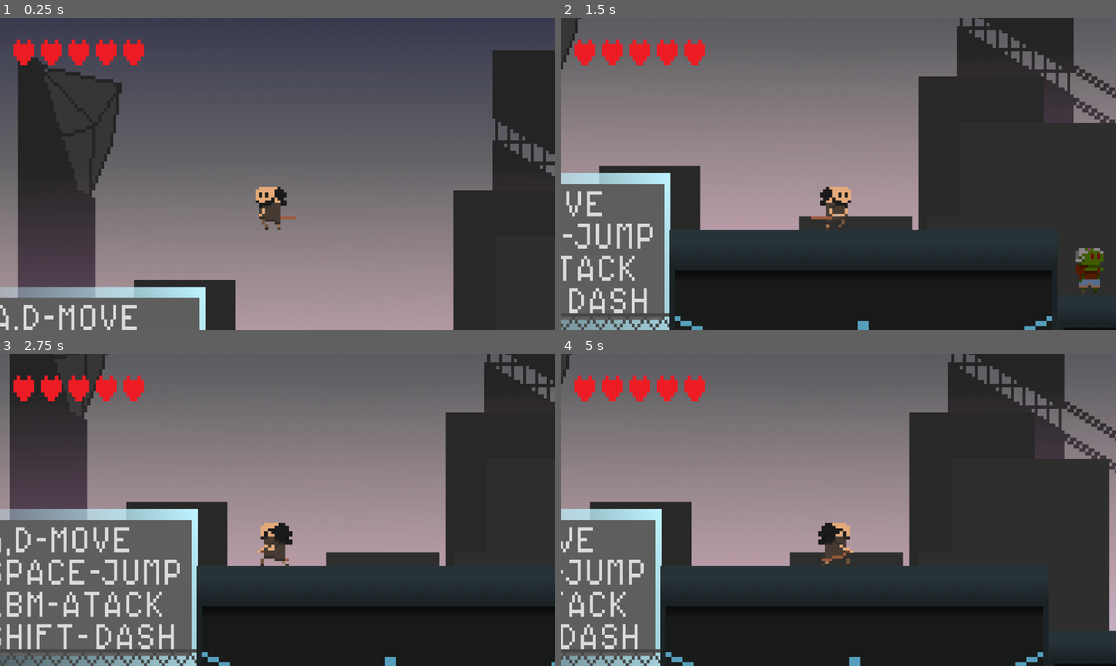
Above: before the commit, frames 1-4 (two rows, left to right).
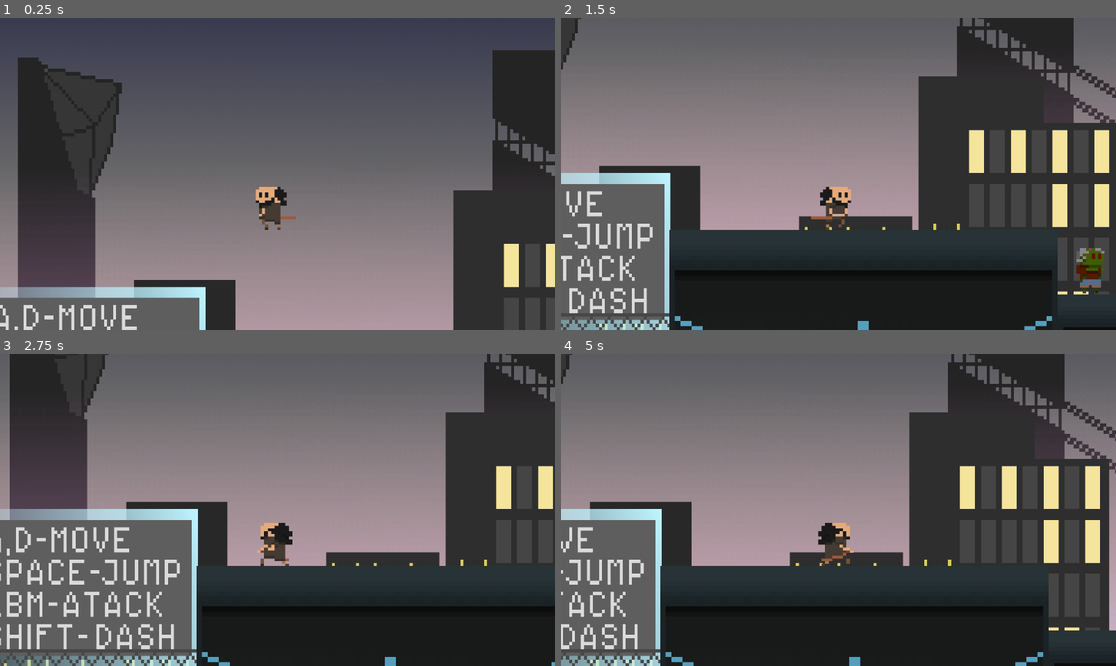
Above: after the commit, the same moments.

Repository: R4x02/Samurai-s-Last-Stand
Game: Godot game, scene res://scenes/scena_testowa.tscn
Two runs of this game, one before a commit and one after it. Both use one fixed random seed, a clock stepped at 60 frames per second and the inputs below.
Inputs (mouse positions are in pixels of both pictures, inside the frame that each line leads up to):
- Up to frame 1 (0.25 s): no input
- Up to frame 2 (1.5 s): move the mouse to (810, 236) at 0.52 s; hold D (move_right) from 0.53 s (still down); click (810, 236) at 0.6 s; tap Space (jump) at 0.77 s; move the mouse to (1005, 220) at 1.27 s; click (1005, 220) at 1.35 s
- Up to frame 3 (2.75 s): tap Space (jump) at 1.52 s; move the mouse to (111, 463) at 2.02 s; release D (move_right) at 2.03 s; hold A (move_left) from 2.03 s (still down); tap Shift (dash) at 2.1 s; click (111, 463) at 2.3 s
- Up to frame 4 (5 s): move the mouse to (866, 510) at 2.77 s; click (866, 510) at 2.85 s; tap Space (jump) at 3.02, 3.77, 4.52 s; move the mouse to (755, 432) at 3.52 s; click (755, 432) at 3.6 s; move the mouse to (960, 494) at 4.27 s; release A (move_left) at 4.28 s; hold D (move_right) from 4.28 s (still down); tap Shift (dash) at 4.35 s; click (960, 494) at 4.55 s

The runs differ from the first frame. In frame 1, 1.8% of the frame differs, in the area x 2-100%, y 6-87%; in frame 2, 3.7%, in the area x 2-99%, y 6-100%; in frame 3, 2.1%; in frame 4, 3.6%.

Commit message:
Samurai sevena

Diff:
--- a/samurai's-last-stand/characters/postac_testowa.tscn
+++ b/samurai's-last-stand/characters/postac_testowa.tscn
@@ -1,16 +1,10 @@
-[gd_scene load_steps=59 format=3 uid="uid://bidpsxbq23a8j"]
+[gd_scene load_steps=52 format=3 uid="uid://bidpsxbq23a8j"]
 
 [ext_resource type="Script" path="res://scripts/postac_testowa.gd" id="1_0mrbv"]
 [ext_resource type="AudioStream" uid="uid://bbbqk3cjik34u" path="res://sounds/8bitJapanese-Rock.mp3" id="2_1gt2k"]
 [ext_resource type="Texture2D" uid="uid://rmvbkqagcngi" path="res://characters/run_right.png" id="2_afq0v"]
 [ext_resource type="Texture2D" uid="uid://bpu545ghulv6b" path="res://characters/new_attack_l.png" id="2_e6046"]
-[ext_resource type="Texture2D" uid="uid://duljq5yuxq6mh" path="res://characters/serce_5.png" id="3_2udkx"]
-[ext_resource type="Texture2D" uid="uid://t7iwl2wvx853" path="res://characters/serce_1.png" id="3_sku0u"]
-[ext_resource type="Texture2D" uid="uid://dx324eehi2vos" path="res://characters/serce_0.png" id="3_x8fdj"]
 [ext_resource type="Texture2D" uid="uid://cydebhfd5p02u" path="res://characters/new_attack_r.png" id="3_y5mx8"]
-[ext_resource type="Texture2D" uid="uid://iomg3f8nkt57" path="res://characters/serce_2.png" id="4_h8q8u"]
-[ext_resource type="Texture2D" uid="uid://cjm8spk8vh2ig" path="res://characters/serce_3.png" id="5_a3u68"]
-[ext_resource type="Texture2D" uid="uid://bwv1ookvn3c16" path="res://characters/serce_4.png" id="6_6y2d8"]
 [ext_resource type="Texture2D" uid="uid://bh5ybahlysj26" path="res://characters/dash_left.png" id="7_i0fkm"]
 [ext_resource type="Texture2D" uid="uid://bucto32bmvrkl" path="res://characters/player_idle_left.png" id="7_ylej8"]
 [ext_resource type="Texture2D" uid="uid://dfduecppbda14" path="res://characters/player-idle.png" id="8_mwcmv"]
@@ -21,57 +15,6 @@
 [sub_resource type="RectangleShape2D" id="RectangleShape2D_wlvjo"]
 size = Vector2(90, 128)
 
-[sub_resource type="SpriteFrames" id="SpriteFrames_pjwq7"]
-animations = [{
-"frames": [{
-"duration": 1.0,
-"texture": ExtResource("3_x8fdj")
-}],
-"loop": true,
-"name": &"serce_0",
-"speed": 5.0
-}, {
-"frames": [{
-"duration": 1.0,
-"texture": ExtResource("3_sku0u")
-}],
-"loop": true,
-"name": &"serce_1",
-"speed": 5.0
-}, {
-"frames": [{
-"duration": 1.0,
-"texture": ExtResource("4_h8q8u")
-}],
-"loop": true,
-"name": &"serce_2",
-"speed": 5.0
-}, {
-"frames": [{
-"duration": 1.0,
-"texture": ExtResource("5_a3u68")
-}],
-"loop": true,
-"name": &"serce_3",
-"speed": 5.0
-}, {
-"frames": [{
-"duration": 1.0,
-"texture": ExtResource("6_6y2d8")
-}],
-"loop": true,
-"name": &"serce_4",
-"speed": 5.0
-}, {
-"frames": [{
-"duration": 1.0,
-"texture": ExtResource("3_2udkx")
-}],
-"loop": true,
-"name": &"serce_5",
-"speed": 5.0
-}]
-
 [sub_resource type="AtlasTexture" id="AtlasTexture_yy3ym"]
 atlas = ExtResource("2_e6046")
 region = Rect2(30, 0, 30, 16)
@@ -397,12 +340,6 @@
 stream = ExtResource("2_1gt2k")
 volume_db = -25.0
 autoplay = true
-
-[node name="AnimatedSprite2D" type="AnimatedSprite2D" parent="Camera2D"]
-position = Vector2(-579.25, -360.5)
-scale = Vector2(10.1771, 12.5625)
-sprite_frames = SubResource("SpriteFrames_pjwq7")
-animation = &"serce_5"
 
 [node name="AnimatedSprite2D" type="AnimatedSprite2D" parent="."]
 position = Vector2(-1.78814e-07, -64)
--- a/samurai's-last-stand/scenes/scena_testowa.tscn
+++ b/samurai's-last-stand/scenes/scena_testowa.tscn
@@ -2,7 +2,7 @@
 
 [ext_resource type="PackedScene" uid="uid://qqyqmr3uclu0" path="res://characters/samurai.tscn" id="1_4cnu4"]
 [ext_resource type="PackedScene" uid="uid://bidpsxbq23a8j" path="res://characters/postac_testowa.tscn" id="1_bbq1h"]
-[ext_resource type="Texture2D" uid="uid://bgs2fm02x66h6" path="res://pixil-frame-0_13.png" id="1_x7lk4"]
+[ext_resource type="Texture2D" uid="uid://b17lv6jdit4cg" path="res://pixil-frame-0_21.png" id="1_e6x6v"]
 [ext_resource type="AudioStream" uid="uid://c3irmx44175vd" path="res://sounds/kick-hard-8-bit-103746.mp3" id="2_4hhqg"]
 [ext_resource type="PackedScene" uid="uid://bcof8lnujcyxv" path="res://characters/wrog_testowy.tscn" id="2_8m7jl"]
 [ext_resource type="AudioStream" uid="uid://hnccwdef0g6c" path="res://sounds/retro-hurt-1-236672.mp3" id="3_cuytn"]
@@ -12,11 +12,6 @@
 [ext_resource type="Texture2D" uid="uid://nnh4sptatn8f" path="res://characters/powerup.png" id="4_xikt6"]
 [ext_resource type="Texture2D" uid="uid://beqo1cqsa76af" path="res://platform.png" id="6_hqxa5"]
 
-[sub_resource type="BoxMesh" id="BoxMesh_ygt47"]
-
-[sub_resource type="RectangleShape2D" id="RectangleShape2D_ir7sw"]
-size = Vector2(20, 16)
-
 [sub_resource type="RectangleShape2D" id="RectangleShape2D_tyd5f"]
 size = Vector2(90, 128)
 
@@ -27,7 +22,10 @@
 size = Vector2(1000, 100)
 
 [sub_resource type="RectangleShape2D" id="RectangleShape2D_fuqjn"]
-size = Vector2(1149, 100)
+size = Vector2(1151, 100)
+
+[sub_resource type="RectangleShape2D" id="RectangleShape2D_kbm80"]
+size = Vector2(415, 590.125)
 
 [sub_resource type="RectangleShape2D" id="RectangleShape2D_syw1l"]
 size = Vector2(90, 136)
@@ -77,39 +75,16 @@
 [sub_resource type="RectangleShape2D" id="RectangleShape2D_cjpg4"]
 size = Vector2(438, 2673)
 
+[sub_resource type="RectangleShape2D" id="RectangleShape2D_3al75"]
+size = Vector2(1.75, 0.75)
+
 [node name="scena_testowa" type="Node2D"]
 position = Vector2(-9, -60)
 
 [node name="Sprite2D" type="Sprite2D" parent="."]
 position = Vector2(2015, -145.82)
 scale = Vector2(8.8501, 10.6321)
-texture = ExtResource("1_x7lk4")
-
-[node name="Block" type="StaticBody2D" parent="."]
-position = Vector2(1237, 403)
-
-[node name="MeshInstance2D" type="MeshInstance2D" parent="Block"]
-modulate = Color(0.564706, 0.733333, 0.803922, 1)
-position = Vector2(-1.90735e-06, 7.25)
-scale = Vector2(20, 15.5)
-mesh = SubResource("BoxMesh_ygt47")
-
-[node name="CollisionShape2D" type="CollisionShape2D" parent="Block"]
-position = Vector2(0, 7)
-shape = SubResource("RectangleShape2D_ir7sw")
-
-[node name="Block2" type="StaticBody2D" parent="."]
-position = Vector2(2209, 403)
-
-[node name="MeshInstance2D" type="MeshInstance2D" parent="Block2"]
-modulate = Color(0.564706, 0.733333, 0.803922, 1)
-position = Vector2(-1.90735e-06, 7.25)
-scale = Vector2(20, 15.5)
-mesh = SubResource("BoxMesh_ygt47")
-
-[node name="CollisionShape2D" type="CollisionShape2D" parent="Block2"]
-position = Vector2(0, 7)
-shape = SubResource("RectangleShape2D_ir7sw")
+texture = ExtResource("1_e6x6v")
 
 [node name="PostacTestowa" parent="." instance=ExtResource("1_bbq1h")]
 position = Vector2(-927, 40)
@@ -147,14 +122,14 @@
 
 [node name="MeshInstance2D" type="MeshInstance2D" parent="platforma_testowa"]
 modulate = Color(0.564706, 0.733333, 0.803922, 1)
-position = Vector2(46.0007, 465.59)
+position = Vector2(45, 465)
 rotation = 3.14159
 scale = Vector2(1.152, 8.53179)
 mesh = SubResource("QuadMesh_qri2w")
 texture = ExtResource("6_hqxa5")
 
 [node name="CollisionShape2D" type="CollisionShape2D" parent="platforma_testowa"]
-position = Vector2(46, 89)
+position = Vector2(43, 89)
 shape = SubResource("RectangleShape2D_fuqjn")
 debug_color = Color(0.564706, 0.733333, 0.803922, 1)
 
@@ -173,19 +148,90 @@
 shape = SubResource("RectangleShape2D_fuqjn")
 debug_color = Color(0.564706, 0.733333, 0.803922, 0)
 
+[node name="CollisionShape2D2" type="CollisionShape2D" parent="platforma_testowa4"]
+position = Vector2(-232.953, 7447)
+shape = SubResource("RectangleShape2D_fuqjn")
+debug_color = Color(0.564706, 0.733333, 0.803922, 0)
+
 [node name="platforma_testowa2" type="StaticBody2D" parent="."]
-position = Vector2(1600, 379)
+position = Vector2(1625, 261)
 
 [node name="MeshInstance2D" type="MeshInstance2D" parent="platforma_testowa2"]
 modulate = Color(0.564706, 0.733333, 0.803922, 1)
-position = Vector2(131.976, 559.307)
-rotation = 3.14159
-scale = Vector2(1.16236, 10.4061)
+position = Vector2(93.3878, 712.928)
+rotation = 3.14159
+scale = Vector2(1.15114, 9.94877)
 mesh = SubResource("QuadMesh_qri2w")
 texture = ExtResource("6_hqxa5")
 
 [node name="CollisionShape2D" type="CollisionShape2D" parent="platforma_testowa2"]
-position = Vector2(134, 93)
+position = Vector2(92, 264)
+shape = SubResource("RectangleShape2D_fuqjn")
+debug_color = Color(0.564706, 0.733333, 0.803922, 1)
+
+[node name="CollisionShape2D2" type="CollisionShape2D" parent="platforma_testowa2"]
+
+[node name="platforma_testowa5" type="StaticBody2D" parent="."]
+position = Vector2(3151, 436)
+
+[node name="MeshInstance2D" type="MeshInstance2D" parent="platforma_testowa5"]
+modulate = Color(0.564706, 0.733333, 0.803922, 1)
+position = Vector2(140, 539.521)
+rotation = 3.14159
+scale = Vector2(1.16236, 10.0165)
+mesh = SubResource("QuadMesh_qri2w")
+texture = ExtResource("6_hqxa5")
+
+[node name="CollisionShape2D" type="CollisionShape2D" parent="platforma_testowa5"]
+position = Vector2(134, 88)
+shape = SubResource("RectangleShape2D_fuqjn")
+debug_color = Color(0.564706, 0.733333, 0.803922, 1)
+
+[node name="CollisionShape2D2" type="CollisionShape2D" parent="platforma_testowa5"]
+position = Vector2(-234, 408.938)
+shape = SubResource("RectangleShape2D_kbm80")
+
+[node name="CollisionShape2D3" type="CollisionShape2D" parent="platforma_testowa5"]
+position = Vector2(919, 121)
+shape = SubResource("RectangleShape2D_kbm80")
+
+[node name="CollisionShape2D4" type="CollisionShape2D" parent="platforma_testowa5"]
+position = Vector2(-1065, 434.625)
+shape = SubResource("RectangleShape2D_kbm80")
+
+[node name="CollisionShape2D5" type="CollisionShape2D" parent="platforma_testowa5"]
+position = Vector2(1649, 115)
+shape = SubResource("RectangleShape2D_kbm80")
+
+[node name="platforma_testowa6" type="StaticBody2D" parent="."]
+position = Vector2(4301, 118)
+
+[node name="MeshInstance2D" type="MeshInstance2D" parent="platforma_testowa6"]
+modulate = Color(0.564706, 0.733333, 0.803922, 1)
+position = Vector2(140, 698.101)
+rotation = 3.14159
+scale = Vector2(1.16236, 13.1881)
+mesh = SubResource("QuadMesh_qri2w")
+texture = ExtResource("6_hqxa5")
+
+[node name="CollisionShape2D" type="CollisionShape2D" parent="platforma_testowa6"]
+position = Vector2(134, 88)
+shape = SubResource("RectangleShape2D_fuqjn")
+debug_color = Color(0.564706, 0.733333, 0.803922, 1)
+
+[node name="platforma_testowa7" type="StaticBody2D" parent="."]
+position = Vector2(5463, 549)
+
+[node name="MeshInstance2D" type="MeshInstance2D" parent="platforma_testowa7"]
+modulate = Color(0.564706, 0.733333, 0.803922, 1)
+position = Vector2(130.831, 503.885)
+rotation = 3.14159
+scale = Vector2(1.15354, 9.30379)
+mesh = SubResource("QuadMesh_qri2w")
+texture = ExtResource("6_hqxa5")
+
+[node name="CollisionShape2D" type="CollisionShape2D" parent="platforma_testowa7"]
+position = Vector2(134, 89)
 shape = SubResource("RectangleShape2D_fuqjn")
 debug_color = Color(0.564706, 0.733333, 0.803922, 1)
 
@@ -201,7 +247,7 @@
 texture = ExtResource("6_hqxa5")
 
 [node name="CollisionShape2D" type="CollisionShape2D" parent="platforma_testowa3"]
-position = Vector2(46, 89)
+position = Vector2(46.5, 89)
 shape = SubResource("RectangleShape2D_fuqjn")
 debug_color = Color(0.564706, 0.733333, 0.803922, 1)
 
@@ -226,16 +272,16 @@
 shape = SubResource("RectangleShape2D_syw1l")
 
 [node name="Samurai" parent="." instance=ExtResource("1_4cnu4")]
-position = Vector2(1627, 468)
-
-[node name="hitbox3" type="Area2D" parent="Samurai"]
-
-[node name="CollisionShape2D2" type="CollisionShape2D" parent="Samurai/hitbox3"]
+position = Vector2(1321, 528)
+
+[node name="hitbox2" type="Area2D" parent="Samurai"]
+
+[node name="CollisionShape2D2" type="CollisionShape2D" parent="Samurai/hitbox2"]
 position = Vector2(-16, -120)
 shape = SubResource("RectangleShape2D_syw1l")
 
 [node name="orb" type="Area2D" parent="."]
-position = Vector2(1543, 264)
+position = Vector2(3994, 427)
 script = ExtResource("4_l3jq4")
 
 [node name="CollisionShape2D" type="CollisionShape2D" parent="orb"]
@@ -253,20 +299,34 @@
 [node name="Area2D" type="Area2D" parent="."]
 
 [node name="CollisionShape2D" type="CollisionShape2D" parent="Area2D"]
-position = Vector2(930.5, 955)
+position = Vector2(931, 1212)
 shape = SubResource("RectangleShape2D_1yw4q")
 
 [node name="CollisionShape2D2" type="CollisionShape2D" parent="Area2D"]
 position = Vector2(-2284, -160)
 shape = SubResource("RectangleShape2D_cjpg4")
 
-[node name="CollisionShape2D3" type="CollisionShape2D" parent="Area2D"]
-position = Vector2(6434, -217)
-shape = SubResource("RectangleShape2D_cjpg4")
+[node name="StaticBody2D" type="StaticBody2D" parent="."]
+position = Vector2(1563, 317)
+
+[node name="CollisionShape2D" type="CollisionShape2D" parent="StaticBody2D"]
+position = Vector2(-420, 158)
+shape = SubResource("RectangleShape2D_3al75")
+
+[node name="StaticBody2D2" type="StaticBody2D" parent="."]
+position = Vector2(2595, 317)
+
+[node name="CollisionShape2D" type="CollisionShape2D" parent="StaticBody2D2"]
+position = Vector2(-304, 158)
+shape = SubResource("RectangleShape2D_3al75")
+
+[node name="CollisionShape2D2" type="CollisionShape2D" parent="StaticBody2D2"]
+position = Vector2(115, 157)
+shape = SubResource("RectangleShape2D_3al75")
 
 [connection signal="body_entered" from="wrog_testowy/hitbox2" to="PostacTestowa" method="_on_hitbox_2_body_entered"]
 [connection signal="body_entered" from="wrog_testowy2/hitbox2" to="PostacTestowa" method="_on_hitbox_2_body_entered"]
-[connection signal="body_entered" from="Samurai/hitbox3" to="PostacTestowa" method="_on_hitbox_3_body_entered"]
+[connection signal="body_entered" from="Samurai/hitbox2" to="PostacTestowa" method="_on_hitbox_2_body_entered"]
 [connection signal="body_entered" from="orb" to="PostacTestowa" method="_on_orb_body_entered"]
 [connection signal="body_entered" from="orb" to="orb" method="_on_body_entered"]
 [connection signal="body_entered" from="Area2D" to="PostacTestowa" method="_on_area_2d_body_entered"]
--- a/samurai's-last-stand/scripts/postac_testowa.gd
+++ b/samurai's-last-stand/scripts/postac_testowa.gd
@@ -5,12 +5,10 @@
 @export var jump_force = 700
 @export var dash_speed = 1000
 @export var dash_duration = 0.3
-@export var attack_damage = 10
-@export var zombie_damage = 10
-@export var samurai_damage = 20  # Obrażenia zadawane przeciwnikom
+@export var attack_damage = 20  # Obrażenia zadawane przeciwnikom
 @export var can_double_jump = false  # Czy podwójny skok jest aktywny
 @export var max_health = 100  # Maksymalne zdrowie bohatera
-@export var health = 50 # Aktualne zdrowie bohatera
+@export var health = 30 # Aktualne zdrowie bohatera
 @onready var attack_area = get_node("AttackArea")
 
 var has_double_jumped = false  # Czy podwójny skok już został wykonany
@@ -32,15 +30,6 @@
 		attack_area.connect("body_entered", Callable(self, "_on_AttackArea_body_entered"))
 
 func _physics_process(delta):
-	if health == 40:
-		$Camera2D/AnimatedSprite2D.play("serce_4")
-	if health == 30:
-		$Camera2D/AnimatedSprite2D.play("serce_3")
-	if health == 20:
-		$Camera2D/AnimatedSprite2D.play("serce_2")
-	if health == 10:
-		$Camera2D/AnimatedSprite2D.play("serce_1")
-
 	# Jeśli bohater jest martwy, zatrzymaj dalsze przetwarzanie
 	if is_dead:
 		return
@@ -129,6 +118,7 @@
 
 	# Move character and apply velocity
 	move_and_slide()
+
 # Start dash function
 func start_dash(direction):
 	is_dashing = true
@@ -195,7 +185,6 @@
 	$"Retro-hurt".play()
 # Funkcja obsługująca śmierć bohatera
 func die() -> void:
-	$Camera2D/AnimatedSprite2D.play("serce_0")
 	$"Retro-hurt".play()
 	is_dead = true
 	print("Bohater umarł")
@@ -207,12 +196,7 @@
 
 func _on_hitbox_2_body_entered(body: CharacterBody2D) -> void:  # This will help you identify the body causing the trigger
 	if body.has_method("take_damage_p"):
-		body.take_damage_p(zombie_damage)
-		print(health)
-
-func _on_hitbox_3_body_entered(body: CharacterBody2D) -> void:  # This will help you identify the body causing the trigger
-	if body.has_method("take_damage_p"):
-		body.take_damage_p(samurai_damage)
+		body.take_damage_p(attack_damage)
 		print(health)
 
 func _on_area_2d_body_entered(body: Node2D) -> void:
--- a/samurai's-last-stand/scripts/samurai.gd
+++ b/samurai's-last-stand/scripts/samurai.gd
@@ -56,11 +56,11 @@
 	$AnimatedSprite2D.hide()
 	$AnimatedSprite2D2.show()
 	if direction == -1:
-		$hitbox3.queue_free()
+		$hitbox2.queue_free()
 		$EnemyCollision.queue_free()
 		$AnimatedSprite2D2.play("samurai_dead_left")
 	else:
-		$hitbox3.queue_free()
+		$hitbox2.queue_free()
 		$EnemyCollision.queue_free()
 		$AnimatedSprite2D2.play("samurai_dead_right")
 
Binary file added: samurai's-last-stand/pixil-frame-0_21.png
Not shown, changed: samurai's-last-stand/pixil-frame-0_21.png.import
